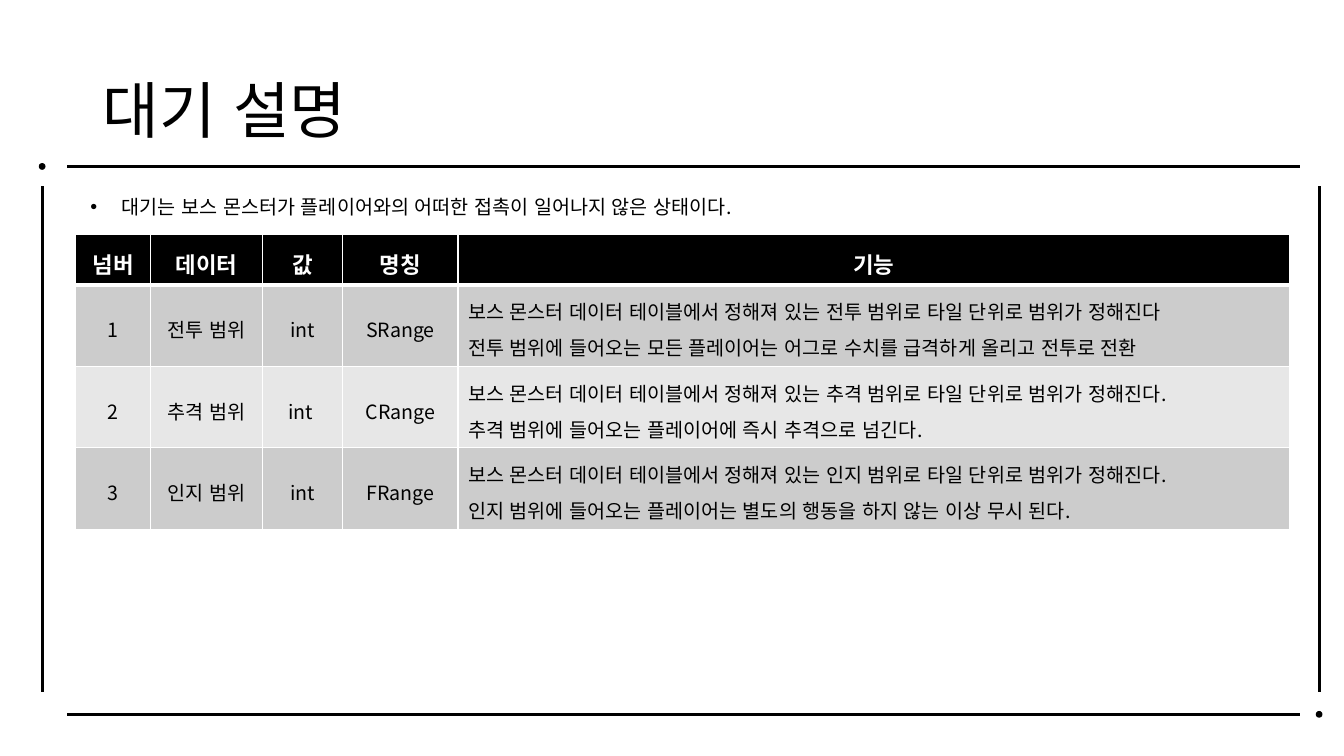
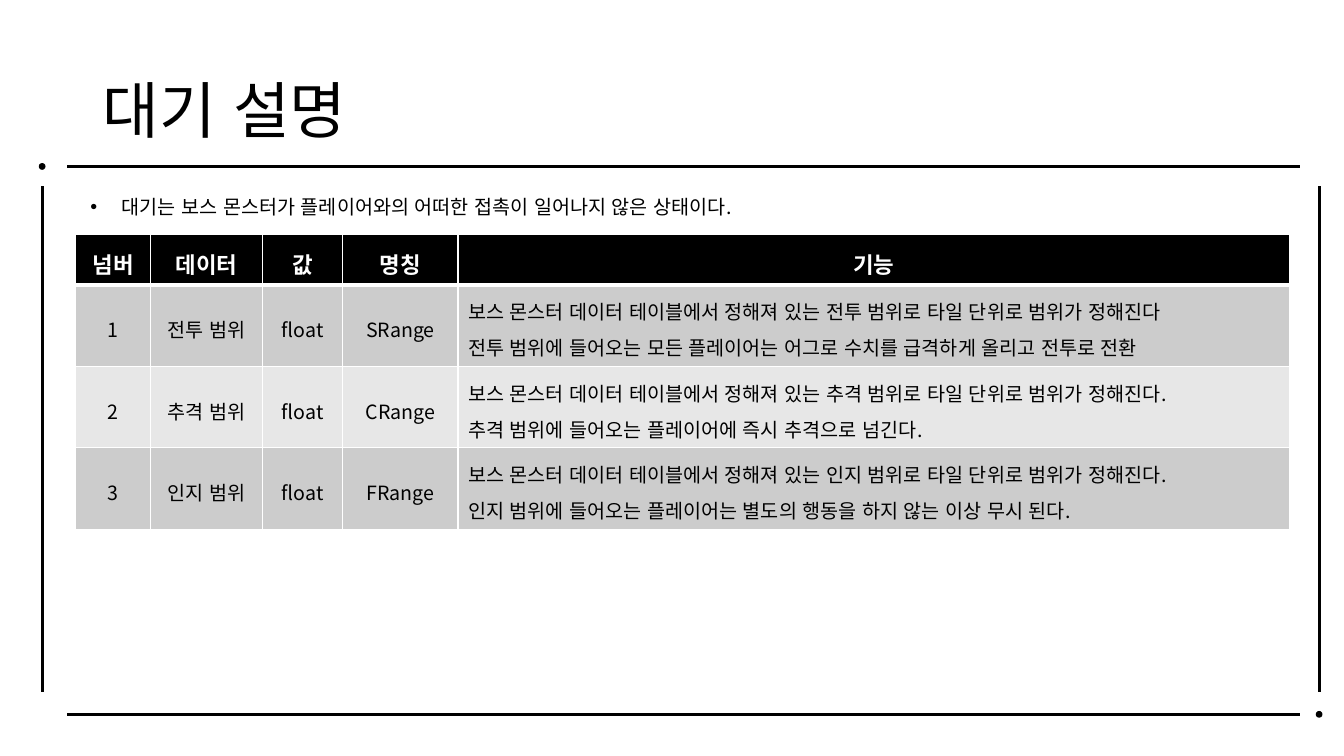
Before and after one commit to piecebypiece/Yggdrasil, a slide deck: slide 8 of 기획자료/0319_FSM_보스행동문서_김세윤.pptx. Drawn at 1344x756 pixels with LibreOffice and Linux fonts; fonts in the diff are those of the drawing. Boxes give left, top, right and bottom in pixels: in the first picture for what was removed or moved away, otherwise in the second. Text is boxed around its words. In the diff, an @@ line names an element or a change of style, - is before the commit and + after.

```diff
--- a/기획자료/0319_FSM_보스행동문서_김세윤.pptx
+++ b/기획자료/0319_FSM_보스행동문서_김세윤.pptx
@@ table at [76, 234, 1290, 524] @@
-row 2, column 3: int
+row 2, column 3: float
-row 3, column 3: int
+row 3, column 3: float
-row 4, column 3: int
+row 4, column 3: float
```
Also in this commit, not shown: 5 other slides changed, 7 other files.
